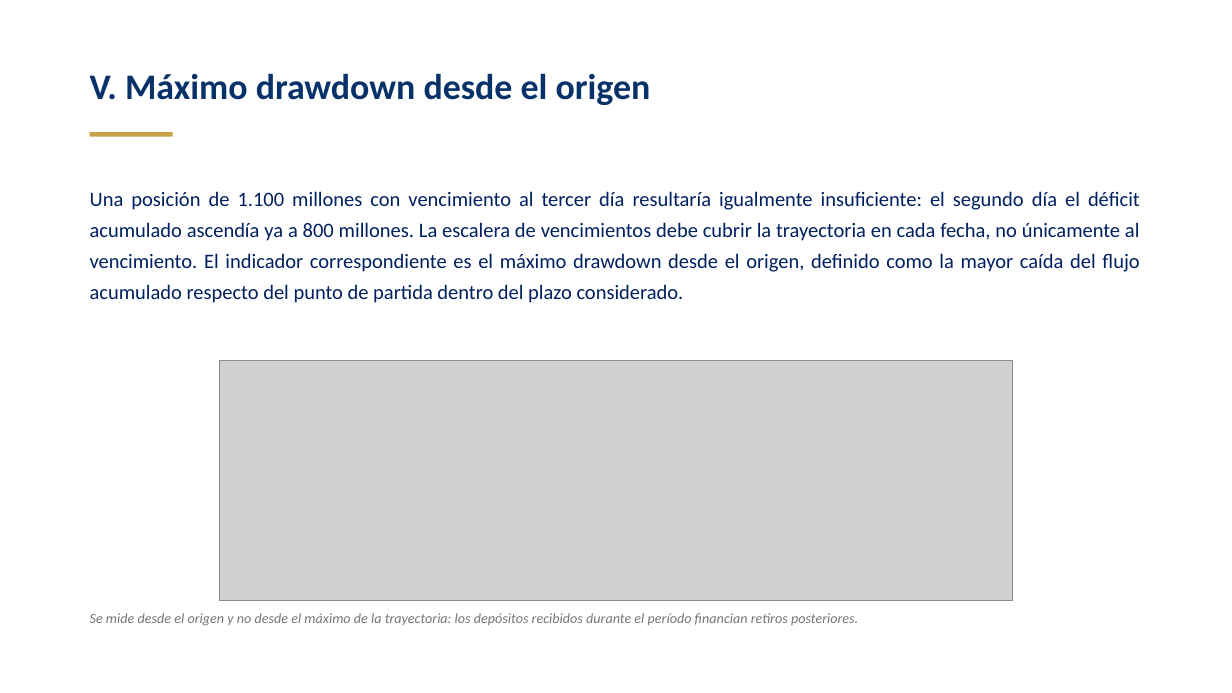
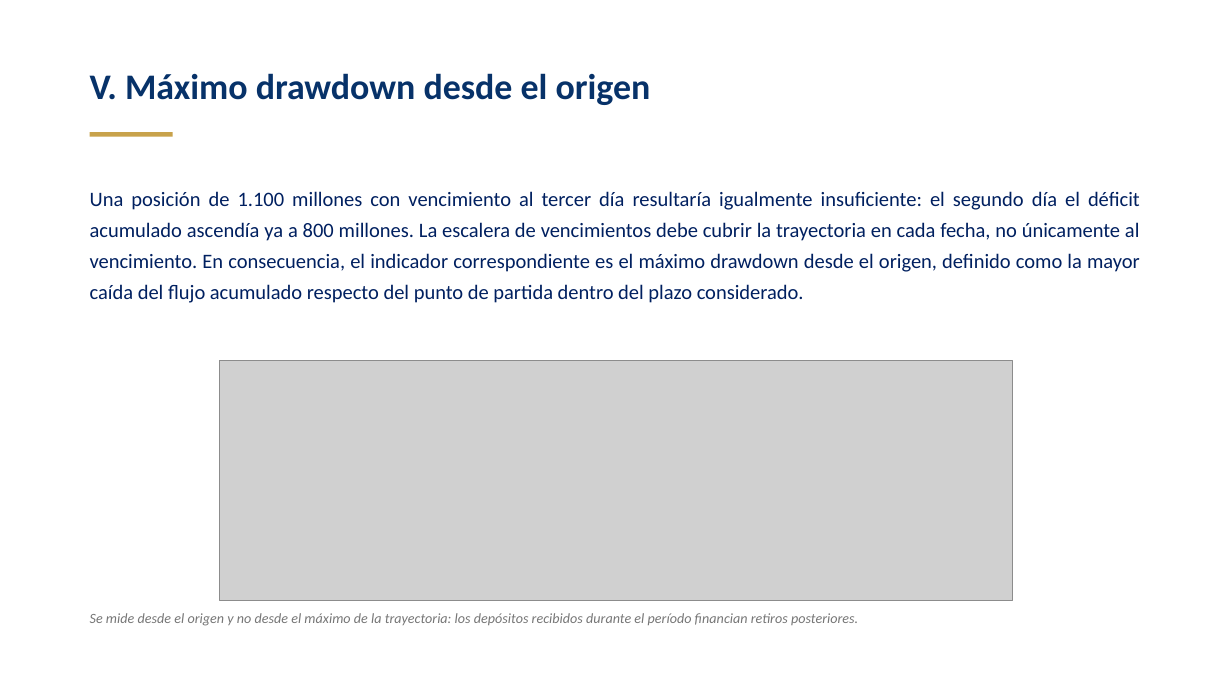
Before and after one commit to Diego2141/Sistema-Inteligente, a slide deck: slide 8 of Requerimientos_de_Liquidez.pptx (slide 6 before the commit). Drawn at 1232x693 pixels with LibreOffice and Linux fonts; fonts in the diff are those of the drawing; grey boxes stand for pictures. Boxes give left, top, right and bottom in pixels: in the first picture for what was removed or moved away, otherwise in the second. Text is boxed around its words. In the diff, an @@ line names an element or a change of style, - is before the commit and + after.

```diff
--- a/Requerimientos_de_Liquidez.pptx
+++ b/Requerimientos_de_Liquidez.pptx
@@ text at [90,191,1140,303]: text changed @@
-Una posición de 1.100 millones con vencimiento al tercer día resultaría igualmente insuficiente: el segundo día el déficit acumulado ascendía ya a 800 millones. La escalera de vencimientos debe cubrir la trayectoria en cada fecha, no únicamente al vencimiento. El indicador correspondiente es el máximo drawdown desde el origen, definido como la mayor caída del flujo acumulado respecto del punto de partida dentro del plazo considerado.
+Una posición de 1.100 millones con vencimiento al tercer día resultaría igualmente insuficiente: el segundo día el déficit acumulado ascendía ya a 800 millones. La escalera de vencimientos debe cubrir la trayectoria en cada fecha, no únicamente al vencimiento. En consecuencia, el indicador correspondiente es el máximo drawdown desde el origen, definido como la mayor caída del flujo acumulado respecto del punto de partida dentro del plazo considerado.
```
Also in this commit, not shown: 6 other slides changed, 3 slides added.
